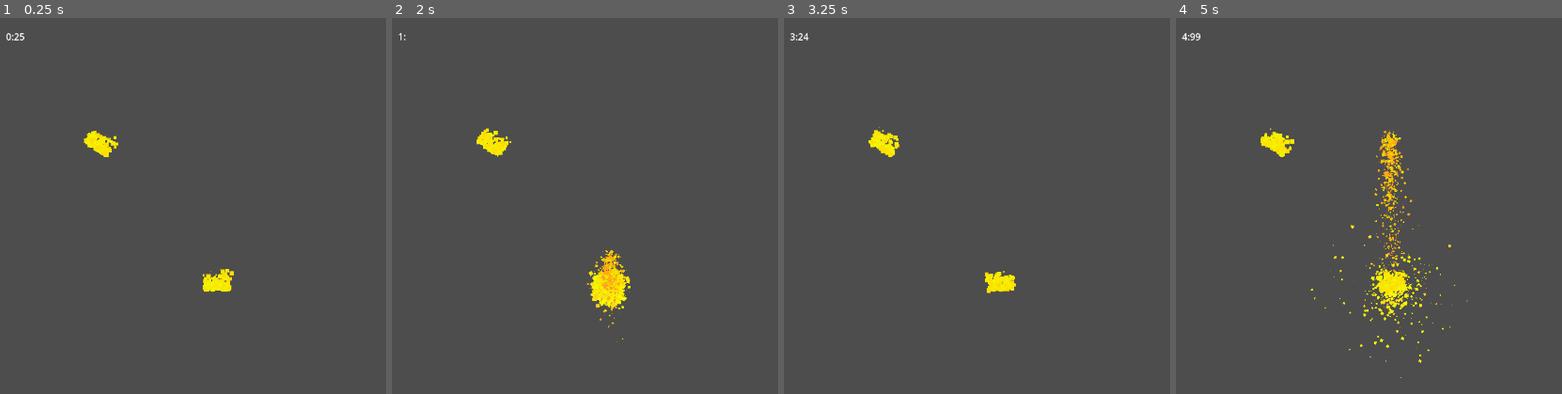
Above: before the commit, frames 1-4 (left to right).
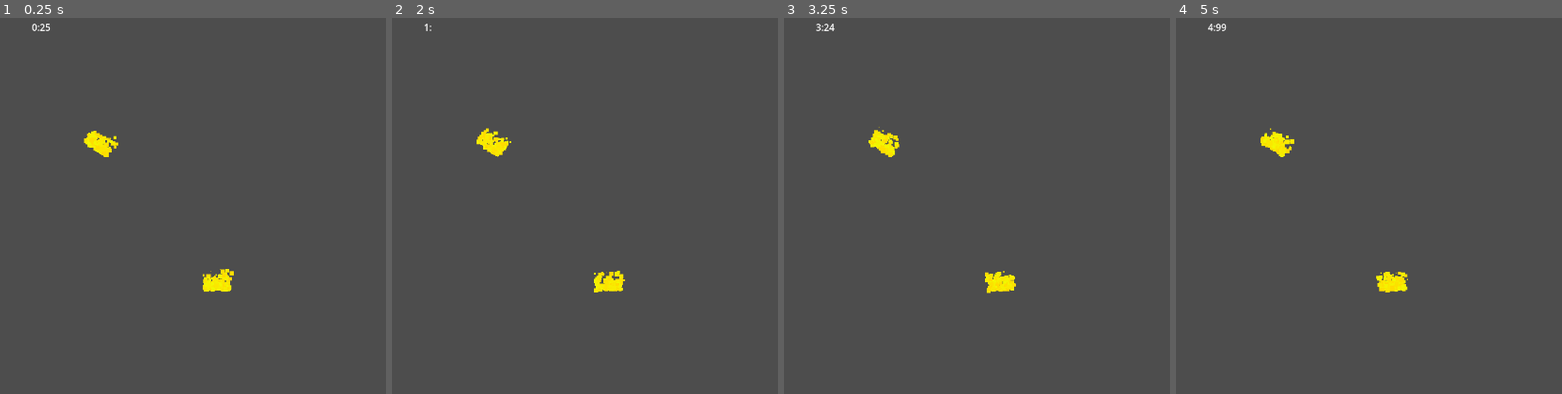
Above: after the commit, the same moments.

Repository: Someoneyeeting/Rise-From-the-Ashes
Game: Godot game, scene res://node_2d.tscn
Same seed, same stepped clock (60 frames per second), same inputs: the game is played once before the commit and once after it.
Inputs:
- Up to frame 1 (0.25 s): no input
- Up to frame 2 (2 s): hold D (right) from 0.53 s (still down); tap Space (rise, bound only before the commit) at 0.6 s; tap W (up) at 0.77, 1.07, 1.52, 1.55, 1.82 s; tap Shift (dash, bound only after the commit) at 0.8, 1.35 s
- Up to frame 3 (3.25 s): release D (right) at 2.03 s; hold A (left) 2.03-2.78 s; hold W (up) 2.03-2.78 s; tap Space (rise, bound only before the commit) at 2.3, 2.85 s; hold D (right) from 2.78 s (still down); tap W (up) at 3.02 s; tap Shift (dash, bound only after the commit) at 3.05 s
- Up to frame 4 (5 s): tap W (up) at 3.32, 4.52, 4.82 s; hold W (up) 3.53-4.28 s; tap Shift (dash, bound only after the commit) at 3.6 s; release D (right) at 4.28 s; hold A (left) from 4.28 s (still down); tap Space (rise, bound only before the commit) at 4.35 s

The runs differ from the first frame. In frame 1, 0.1% of the frame differs, in the area x 1-13%, y 1-6%; in frame 2, 0.9%; in frame 3, 0.1%; in frame 4, 1.7%, in the area x 1-76%, y 1-96%.

Commit message:
really cool ngl

Diff:
--- a/barrel.gd
+++ b/barrel.gd
@@ -6,7 +6,7 @@
 func _physics_process(delta: float) -> void:
 	if(linear_velocity.y > 0):
 		linear_velocity.x /= 2
-	if(prevspeed - linear_velocity.y >= 600):
+	if(prevspeed - linear_velocity.y >= 700):
 		explode()
 	prevspeed = linear_velocity.y
 
--- a/node_2d.tscn
+++ b/node_2d.tscn
@@ -70,8 +70,8 @@
 position = Vector2(539.716, 112.705)
 
 [node name="label" type="Label" parent="."]
-offset_left = 31.498
-offset_top = 99.5337
-offset_right = 71.498
-offset_bottom = 122.534
+offset_left = 75.3632
+offset_top = 84.2738
+offset_right = 115.363
+offset_bottom = 107.274
 script = ExtResource("4_25t2y")
--- a/player.gd
+++ b/player.gd
@@ -18,6 +18,12 @@
 
 
 var lunch_dir : Vector2
+
+func jump():
+	velocity.y = -jumpheight
+	%cyote.stop()
+	%buffer.stop()
+
 func normal_move():
 	var move := Input.get_action_strength("right") - Input.get_action_strength("left")
 
@@ -27,21 +33,24 @@
 		if(velocity.y < max_fall_speed):
 			velocity.y += 23
 
+	if(Input.is_action_pressed("up")):
+		%buffer.start()
 	if(is_on_floor()):
 		if(velocity.y > 0):
 			velocity.y = 0
+		%cyote.start()
+	if(%cyote.time_left > 0 and %buffer.time_left > 0):
+		jump()
 
-	if(Input.is_action_just_pressed("up") and is_on_floor()):
-		velocity.y = -jumpheight
 
-	if(Input.is_action_just_pressed("rise") or true):
-		for i in $firedetect.get_overlapping_areas():
-			if i.is_in_group("fire") and i.on_fire:
-				lunch_dir = -Vector2.UP.rotated(i.global_rotation)
-				$flames.global_rotation = i.global_rotation
-				global_position = i.global_position
-				rise()
-				break
+
+	for i in $firedetect.get_overlapping_areas():
+		if i.is_in_group("fire") and i.on_fire:
+			lunch_dir = -Vector2.UP.rotated(i.global_rotation)
+			$flames.global_rotation = i.global_rotation
+			global_position = i.global_position
+			rise()
+			break
 
 	for i in get_slide_collision_count():
 		var collision = get_slide_collision(i)
@@ -59,12 +68,16 @@
 func rise():
 	$rising.start()
 	$flamestime.start()
-	CameraHandler.shake(0.1,lunch_dir * 10)
+	CameraHandler.shake(0.13,lunch_dir * 30)
 	$AudioStreamPlayer.play()
 	Particalhandler.emit("explosion",global_position)
 
 func rising():
 	velocity = -lerp(rising_finish_speed,rising_speed,$rising.time_left / $rising.wait_time) * lunch_dir
+	if(Input.is_action_just_pressed("dash")):
+		lunch_dir = Vector2(Input.get_action_strength("right") - Input.get_action_strength("left"),Input.get_action_strength("down") - Input.get_action_strength("up"))
+		lunch_dir = -lunch_dir.normalized()
+		rise()
 
 func _physics_process(delta: float) -> void:
 	$flames.emitting = not $flamestime.is_stopped()
--- a/player.tscn
+++ b/player.tscn
@@ -47,8 +47,8 @@
 [node name="player" type="CharacterBody2D"]
 script = ExtResource("1_6ogng")
 jumpheight = 320.0
-rising_speed = 1500.0
-rising_finish_speed = 300.0
+rising_speed = 1200.0
+rising_finish_speed = 200.0
 max_fall_speed = 750.0
 
 [node name="flames" type="GPUParticles2D" parent="."]
@@ -62,7 +62,7 @@
 shape = SubResource("RectangleShape2D_jo88o")
 
 [node name="rising" type="Timer" parent="."]
-wait_time = 0.3
+wait_time = 0.47
 one_shot = true
 
 [node name="flamestime" type="Timer" parent="."]
@@ -75,3 +75,15 @@
 shape = SubResource("RectangleShape2D_kj1i6")
 
 [node name="AudioStreamPlayer" type="AudioStreamPlayer" parent="."]
+
+[node name="jump" type="Node" parent="."]
+
+[node name="cyote" type="Timer" parent="jump"]
+unique_name_in_owner = true
+wait_time = 0.1
+one_shot = true
+
+[node name="buffer" type="Timer" parent="jump"]
+unique_name_in_owner = true
+wait_time = 0.1
+one_shot = true
--- a/project.godot
+++ b/project.godot
@@ -35,20 +35,29 @@
 right={
 "deadzone": 0.5,
 "events": [Object(InputEventKey,"resource_local_to_scene":false,"resource_name":"","device":-1,"window_id":0,"alt_press …(192 unchanged characters)…
+, Object(InputEventKey,"resource_local_to_scene":false,"resource_name":"","device":-1,"window_id":0,"alt_pressed":false,"shift_pressed":false,"ctrl_pressed":false,"meta_pressed":false,"pressed":false,"keycode":0,"physical_keycode":4194321,"key_label":0,"unicode":0,"location":0,"echo":false,"script":null)
 ]
 }
 left={
 "deadzone": 0.5,
 "events": [Object(InputEventKey,"resource_local_to_scene":false,"resource_name":"","device":-1,"window_id":0,"alt_press …(191 unchanged characters)…
+, Object(InputEventKey,"resource_local_to_scene":false,"resource_name":"","device":-1,"window_id":0,"alt_pressed":false,"shift_pressed":false,"ctrl_pressed":false,"meta_pressed":false,"pressed":false,"keycode":0,"physical_keycode":4194319,"key_label":0,"unicode":0,"location":0,"echo":false,"script":null)
 ]
 }
 up={
 "deadzone": 0.5,
 "events": [Object(InputEventKey,"resource_local_to_scene":false,"resource_name":"","device":-1,"window_id":0,"alt_press …(192 unchanged characters)…
+, Object(InputEventKey,"resource_local_to_scene":false,"resource_name":"","device":-1,"window_id":0,"alt_pressed":false,"shift_pressed":false,"ctrl_pressed":false,"meta_pressed":false,"pressed":false,"keycode":0,"physical_keycode":4194320,"key_label":0,"unicode":0,"location":0,"echo":false,"script":null)
+, Object(InputEventKey,"resource_local_to_scene":false,"resource_name":"","device":-1,"window_id":0,"alt_pressed":false,"shift_pressed":false,"ctrl_pressed":false,"meta_pressed":false,"pressed":false,"keycode":0,"physical_keycode":32,"key_label":0,"unicode":32,"location":0,"echo":false,"script":null)
 ]
 }
-rise={
+dash={
 "deadzone": 0.5,
-"events": [Object(InputEventKey,"resource_local_to_scene":fa …(140 unchanged characters)… d":false,"keycode":0,"physical_keycode":32,"key_label":0,"unicode":32,"location":0,"echo":false,"script":null)
+"events": [Object(InputEventKey,"resource_local_to_scene":fa …(140 unchanged characters)… d":false,"keycode":0,"physical_keycode":4194325,"key_label":0,"unicode":0,"location":0,"echo":false,"script":null)
 ]
 }
+down={
+"deadzone": 0.5,
+"events": [Object(InputEventKey,"resource_local_to_scene":false,"resource_name":"","device":-1,"window_id":0,"alt_pressed":false,"shift_pressed":false,"ctrl_pressed":false,"meta_pressed":false,"pressed":false,"keycode":0,"physical_keycode":4194322,"key_label":0,"unicode":0,"location":0,"echo":false,"script":null)
+]
+}
Not shown, added: export_presets.cfg
